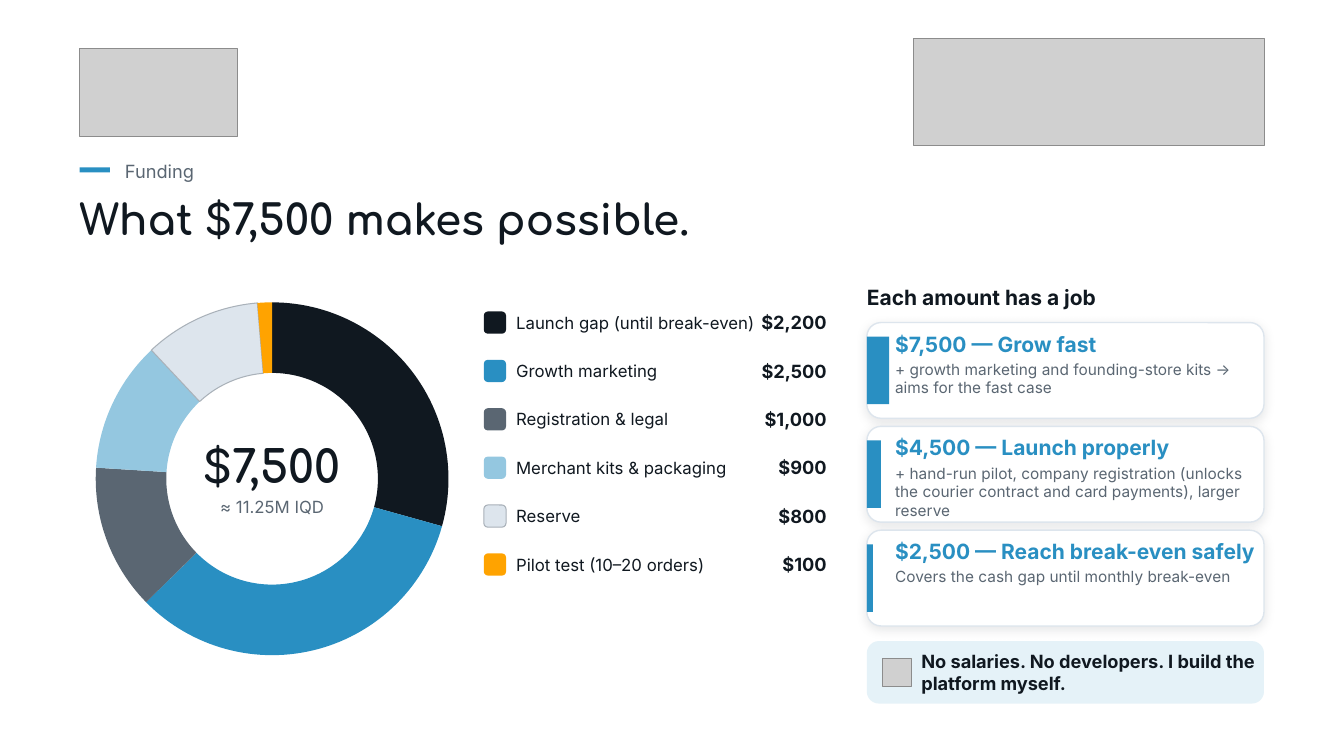
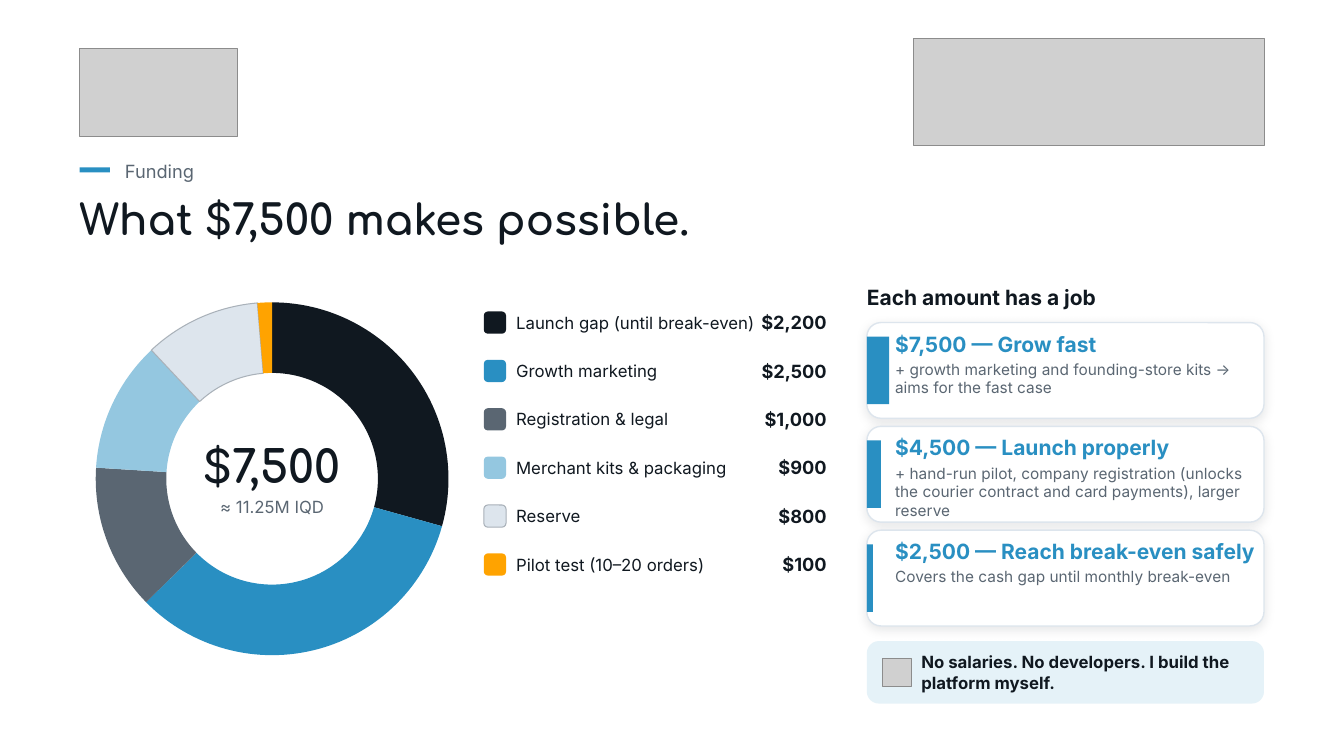
Before and after one commit to shakerbr/cheapify, a slide deck: slide 13 of presentation/Cheapify-GIZ-Pitch.pptx. Drawn at 1344x756 pixels with LibreOffice and Linux fonts; fonts in the diff are those of the drawing; grey boxes stand for pictures. Boxes give left, top, right and bottom in pixels: in the first picture for what was removed or moved away, otherwise in the second. Text is boxed around its words. In the diff, an @@ line names an element or a change of style, - is before the commit and + after.

```diff
--- a/presentation/Cheapify-GIZ-Pitch.pptx
+++ b/presentation/Cheapify-GIZ-Pitch.pptx
@@ text "No salaries. No developers. I ..." at (921, 655, 1230, 693): size 13 to 12 pt @@
```
Also in this commit, not shown: 7 other slides changed, 21 other files.
